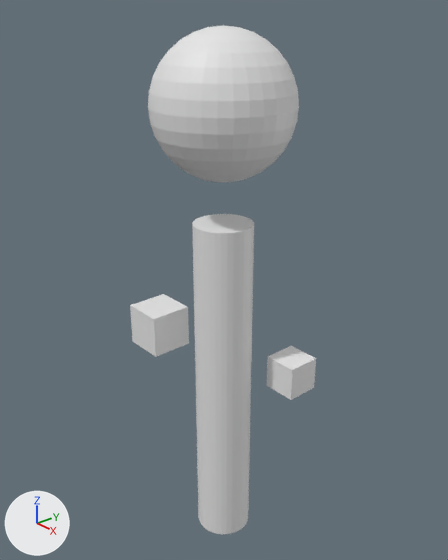
Two versions of the Blender file Assets/Resources/Blender/zombie.blend, one commit apart.
Both versions are drawn from a camera (50 mm lens) standing at (2.05, -1.8, 2.69) and looking at (-0.09, 0.06, 1.47). The lights are fixed; the arrows at lower left show +X, +Y and +Z.

The scene before the commit, as lines of its bpy script (objects in view):
```python
me_cube_001 = bpy.data.meshes.new('Cube.001')
me_cube_001.from_pydata(...)  # a box spanning x -1.0..1.0, y -1.0..1.0, z -1.0..1.0
me_cube_002 = bpy.data.meshes.new('Cube.002')
me_cube_002.from_pydata(...)  # a box spanning x -1.0..1.0, y -1.0..1.0, z -1.0..1.0
me_sphere = bpy.data.meshes.new('Sphere')
me_sphere.from_pydata(...)  # a UV sphere (32 segments, 16 rings, poles along z) spanning x -1.0..1.0, y -1.0..1.0, z -1.0..1.0
ob_cube = bpy.data.objects.new('Cube', me_cube_001)
ob_cube.location = (0.239, 0.217, 1.029)
ob_cube.scale = (0.0849, 0.0849, 0.0849)
ob_cube_001 = bpy.data.objects.new('Cube.001', me_cube_002)
ob_cube_001.location = (-0.39, -0.134, 1.171)
ob_cube_001.scale = (0.108, 0.108, 0.108)
ob_head = bpy.data.objects.new('Head', me_sphere)
ob_head.location = (-0.02, -0.008, 2.32)
ob_head.scale = (0.321, 0.321, 0.321)
# also in view: 'Body' at (0.0, -0.03, 0.94)
```
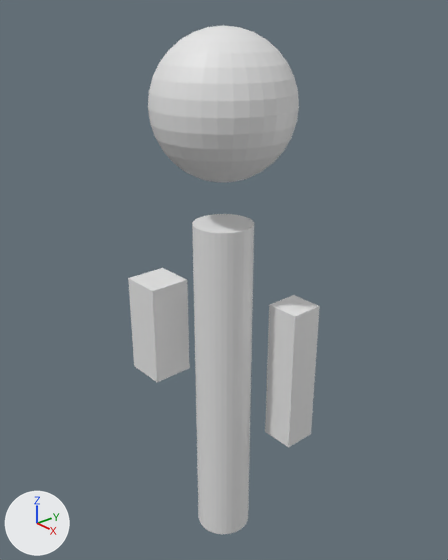
The newer file is also rescaled (x0.871), turned or shifted as a whole; pictures and numbers use the older file's frame.

Pixel boxes [x1, y1, x2, y2] of what changed, in the pictures (448 x 560 px):
```json
{"object": "Cube", "change": "rescaled", "before": [267, 346, 316, 400], "after": [265, 295, 320, 448], "on screen": "12% wider, 180% taller"}
{"object": "Cube.001", "change": "rescaled", "before": [130, 294, 189, 357], "after": [128, 268, 190, 382], "on screen": "80% taller"}
```

Scene script edits in JSON lines:
```json
{"op": "set", "path": "ob_cube_001.scale", "old": "(0.108, 0.108, 0.108)", "new": "(0.108, 0.108, 0.262)"}
{"op": "set", "path": "ob_cube.scale", "old": "(0.0849, 0.0849, 0.0849)", "new": "(0.0849, 0.0849, 0.372)"}
```
